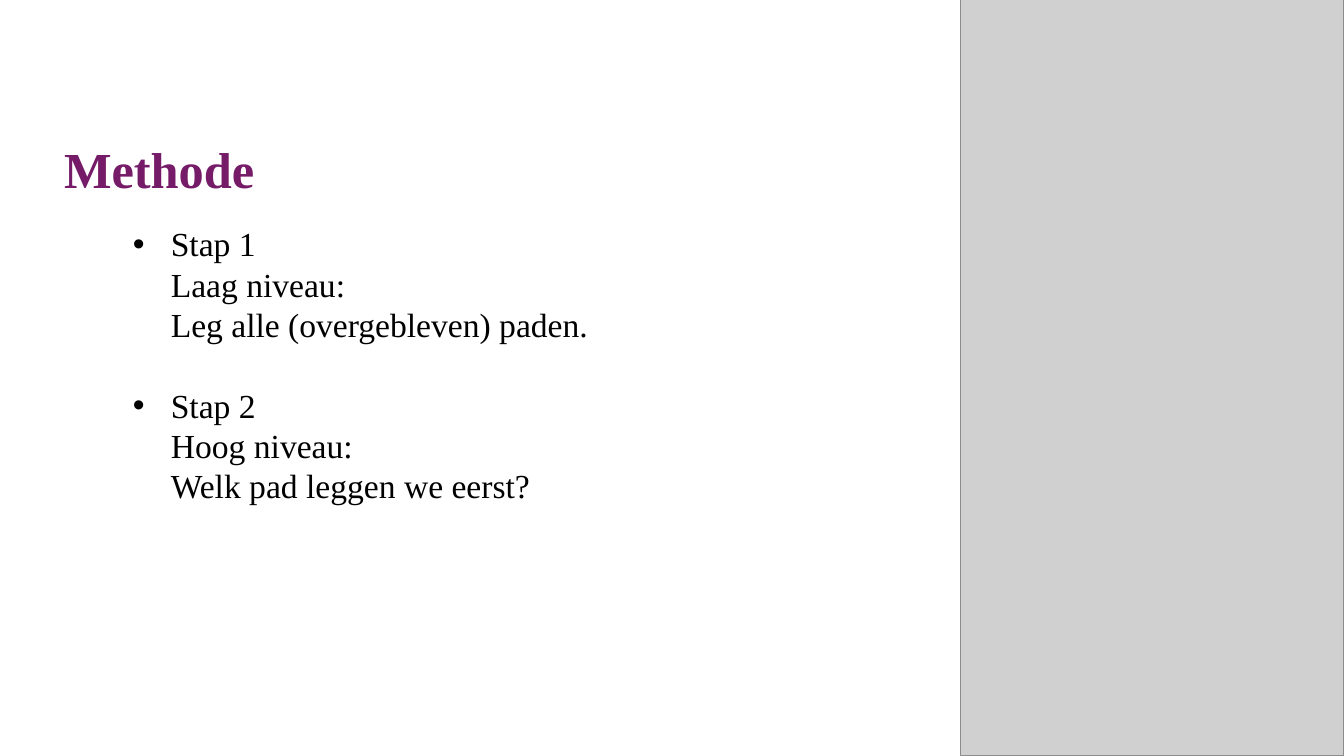
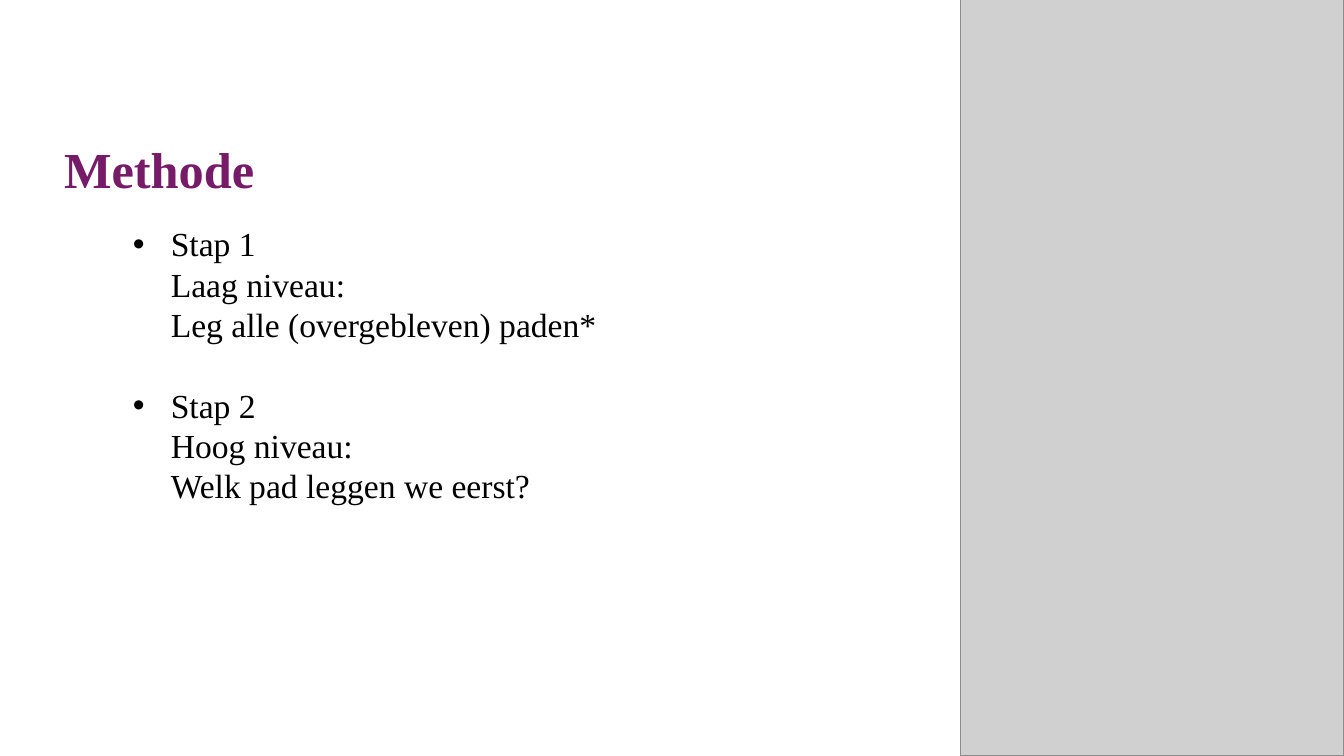
Before and after one commit to lisaeindhoven/chips-and-circuits, a slide deck: slide 18 of docs/Schutte_Eindhoven_vdLaan_C&C.pptx (slide 17 before the commit). Drawn at 1344x756 pixels with LibreOffice and Linux fonts; fonts in the diff are those of the drawing; grey boxes stand for pictures; background and template pictures are left out. Boxes give left, top, right and bottom in pixels: in the first picture for what was removed or moved away, otherwise in the second. Text is boxed around its words. In the diff, an @@ line names an element or a change of style, - is before the commit and + after.

Commit message:
Final version presentation

```diff
--- a/docs/Schutte_Eindhoven_vdLaan_C&C.pptx
+++ b/docs/Schutte_Eindhoven_vdLaan_C&C.pptx
@@ text at box(171, 233, 596, 344): text changed @@
-    • Stap 1
-      Laag niveau:
-      Leg alle (overgebleven) paden.
+    • Stap 1
+      Laag niveau:
+      Leg alle (overgebleven) paden*
```
Also in this commit, not shown: 1 other slide changed.
